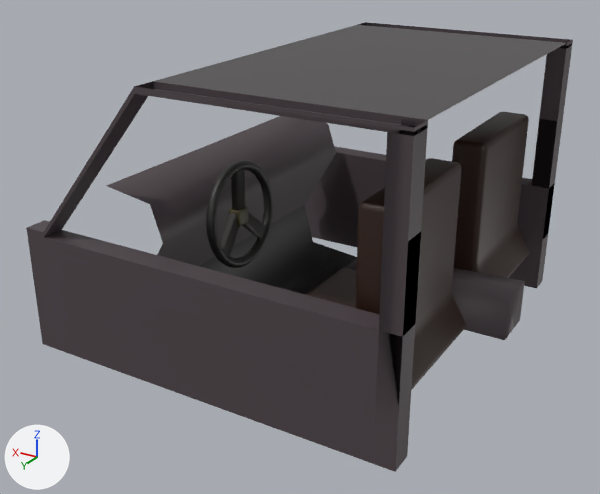
A saved change to the FBX model SourceAssets/Vehicles/ElpWhip/ElpWhip_Mesh.fbx.
Rendered twice from a 50 mm camera at (-4.79, 14.41, 7.15) aimed at (3.48, 0.61, 0.25). Arrows for +X, +Y and +Z are at lower left; the lights stay in place. The older version comes first.
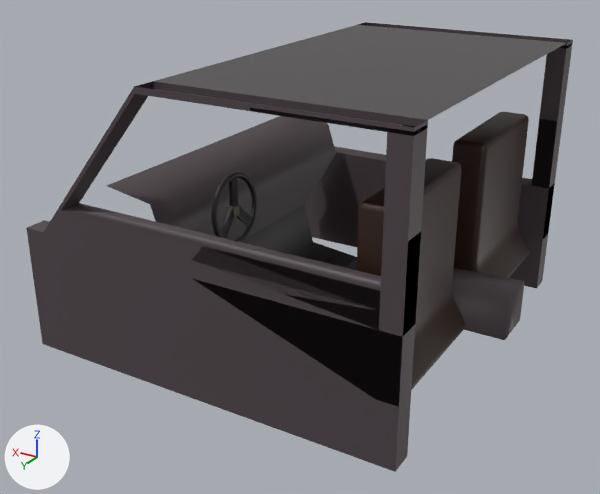
Diff of the bpy script that builds the scene:
```diff
--- a/SourceAssets/Vehicles/ElpWhip/ElpWhip_Mesh.fbx.py
+++ b/SourceAssets/Vehicles/ElpWhip/ElpWhip_Mesh.fbx.py
@@ me_cube @@
 # used by ob_cube; location = (0.0, 0.0, 0.0)
-me_cube.from_pydata(...)  # 1470 vertices, 1457 faces; spans x -1.0..7.55, y -4.13..4.21, z -1.89..4.2
+me_cube.from_pydata(...)  # 1474 vertices, 1459 faces; spans x -1.0..7.55, y -4.13..4.21, z -1.89..4.2
+# me_cube part 1: 900 vertices moved from x 4.17..4.56, y 0.38..2.58, z 0.01..2.2 to x 3.95..4.15, y 1.39..2.85, z 0.75..2.21
+# me_cube part 2: 4 vertices added at x -0.08..6.53, y 3.74..4.21, z 1.64
+# me_cube part 3: 20 kept faces spanning x -0.48..7.55, y 3.74..4.21, z -1.52..4.2 get new texture (UV) coordinates
 me_cube.materials.append(mat_material)
```

Boxes (x1, y1, x2, y2) around the edits, measured in the pictures (600 x 494 px; the box of a moved part takes in the faces that stretch with it):
part 1 of me_cube, moved or reshaped: before (206, 160, 273, 268); after (211, 171, 257, 242)
part 2 of me_cube, added: after (44, 203, 381, 330)
part 3 of me_cube, surface changed: (42, 105, 419, 409) in both
